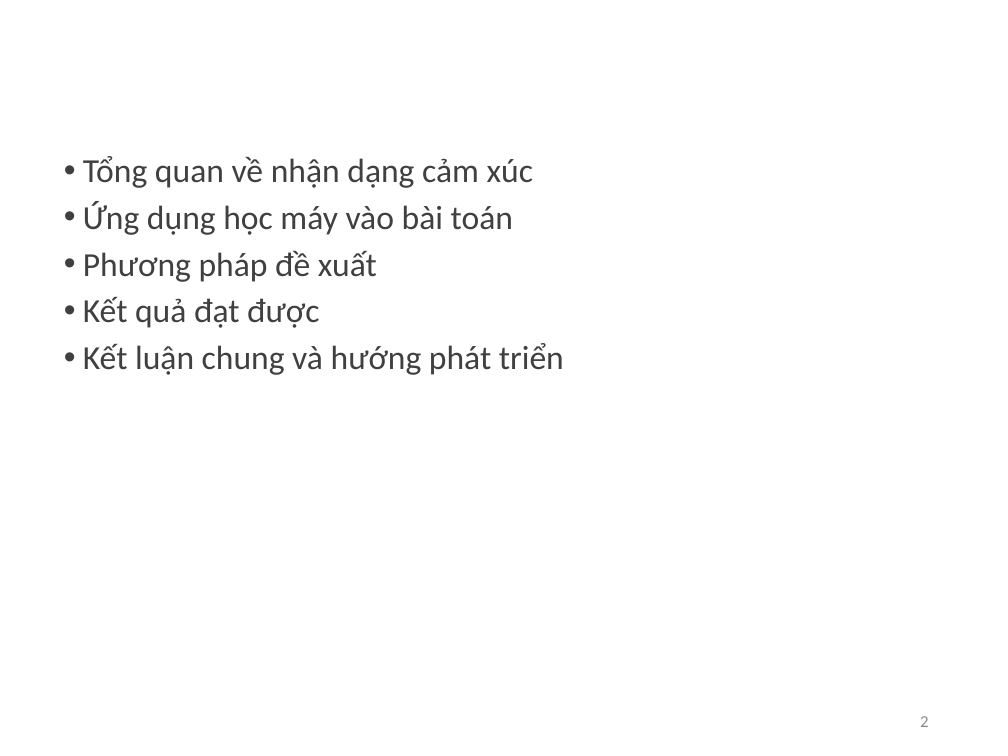
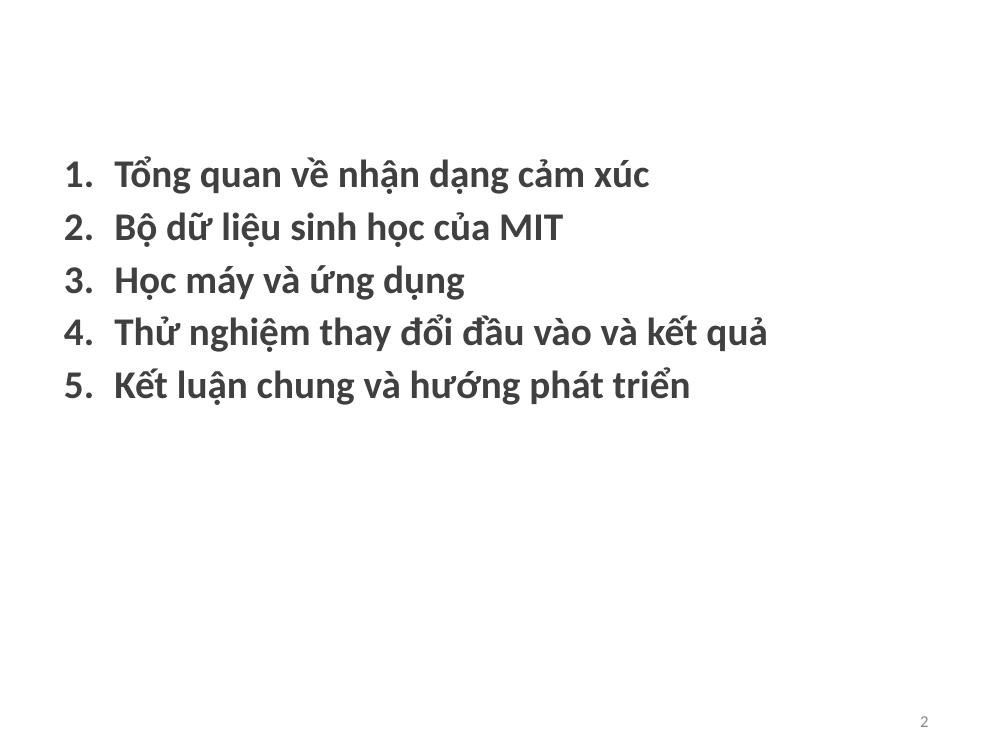
Before and after one commit to nguyennam2910/TriMun, a slide deck: slide 2 of Slide Thesis.pptx. Drawn at 1008x756 pixels with LibreOffice and Linux fonts; fonts in the diff are those of the drawing; background and template pictures are left out. Boxes give left, top, right and bottom in pixels: in the first picture for what was removed or moved away, otherwise in the second. Text is boxed around its words. In the diff, an @@ line names an element or a change of style, - is before the commit and + after.

```diff
--- a/Slide Thesis.pptx
+++ b/Slide Thesis.pptx
@@ text at bbox=[114, 156, 691, 405]: size 24 to 28 pt, bold on in "Tổng quan về nhận dạng cảm xúc", "Kết luận chung và hướng phát triển"; bullet • to 1. @@
@@ text at bbox=[114, 212, 767, 352]: text changed; size 24 to 28 pt; bold on @@
-• Ứng dụng học máy vào bài toán
-• Phương pháp đề xuất
-• Kết quả đạt được
+2. Bộ dữ liệu sinh học của MIT
+3. Học máy và ứng dụng
+4. Thử nghiệm thay đổi đầu vào và kết quả
```
Also in this commit, not shown: 19 other slides changed, 7 slides added, 5 slides removed.
